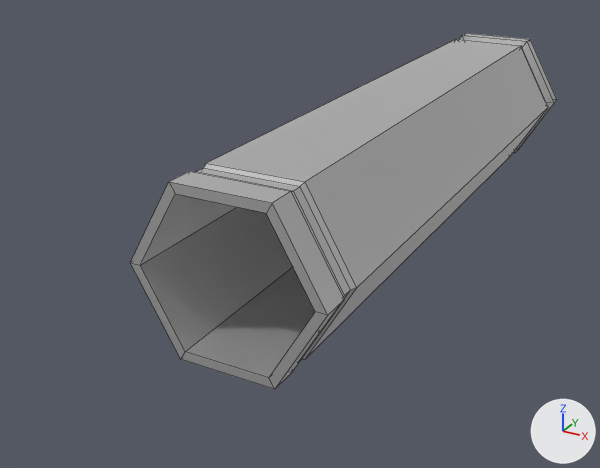
One commit to the Blender file workfolder/shells/shells.blend: the scene before it, then after it.
Before and after are seen from a camera (50 mm lens) standing at (1.1, -3.93, 0.99) and looking at (-0.16, -1.65, -0.15). Every picture has the same lights, and +X, +Y and +Z are marked at lower right. Mesh edges are drawn as thin lines.

Names of what the first picture shows: 'shell_127'.
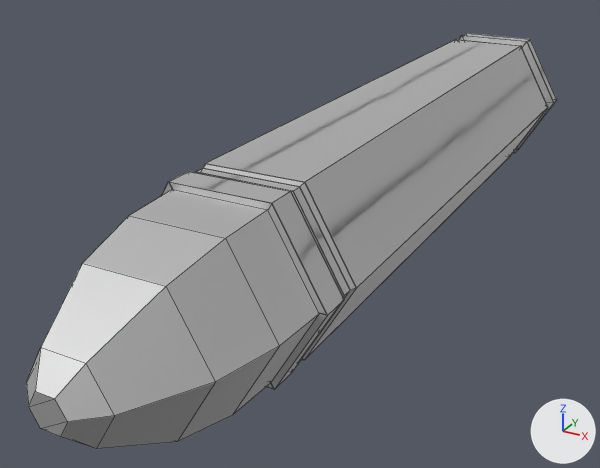
Where the change shows, as pixel boxes [x1, y1, x2, y2] in the pictures (600 x 468 px):
'shell_127_unspent', added
    after: [26, 35, 557, 449]
'shell_127', unchanged, covered by the edit
    before: [130, 33, 557, 389]
    after: [169, 33, 557, 373]

What changed in the scene script:
```text
Add me_cube_003:
    me_cube_003.from_pydata(...)  # 120 vertices, 114 faces; spans x -0.31..0.31, y -2.97..0.0, z -0.27..0.27
    me_cube_003.materials.append(mat_lowpoly_metal)  # its picture is missing
Add ob_shell_127_unspent:
    ob_shell_127_unspent = bpy.data.objects.new('shell_127_unspent', me_cube_003)
    ob_shell_127_unspent.location = (0.0, 0.0, 0.0)
```
